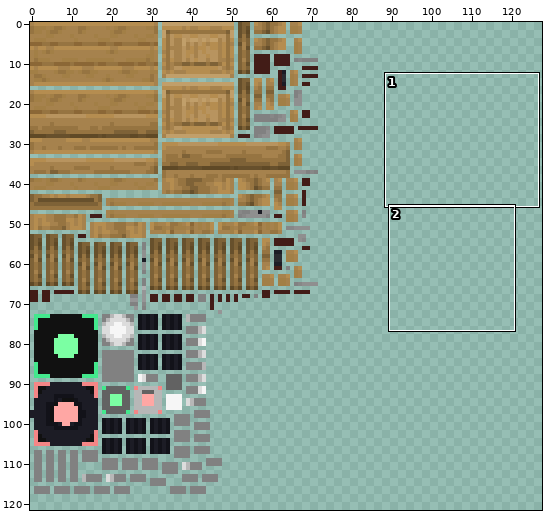
Sprite sheet: mccore/src/main/resources/assets/mts/textures/decors/wheelbench.png. The first picture is a wide view before the edit; the outline marks the close-up.
Close-up. Earlier state:
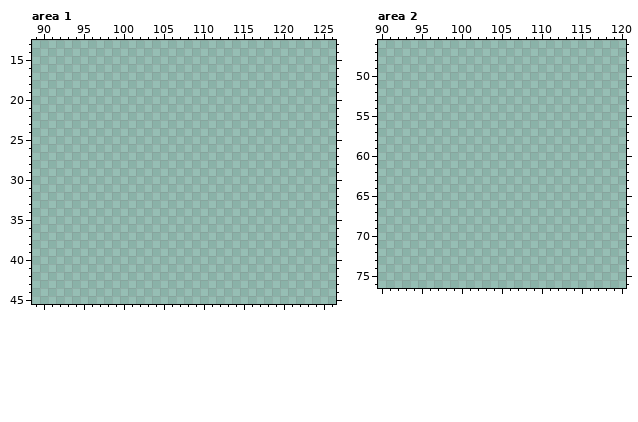
The file is 128x128 pixels. Colours within 5 levels of each other are drawn and written as one. Shown: area 1: x 89..126, y 13..45; area 2: x 90..120, y 46..76. The wide view leaves out empty margins. The commit also changed other parts of the picture, which this record leaves out.
After:
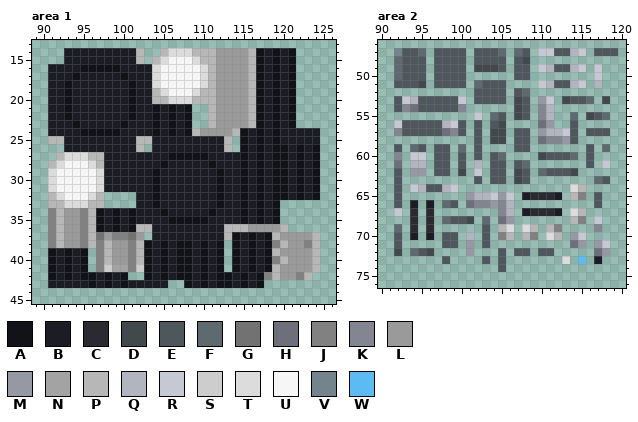
Palette (. is transparent): A #121219  B #1c1c25  C #2a2a30  D #41494d  E #4e575c  F #5f6a70  G #727272  H #6d707a  J #818181  K #838691  L #9b9a9a  M #9698a3  N #a4a3a3  P #b7b7b7  Q #b2b5c0  R #c6c9d4  S #cdcdcd  T #dcdcdc  U #f6f6f6  V #74848c  W #5bbcf4
Changes in this commit:
Changed rows in their new state; - is an unchanged pixel.
Area 1:
first column x 91:
14 --BBBBBBBBBP--PTTTPPPLLLLPABABA---
15 --BBBBBBBBBP-PTUUUTPPLLLLPABABA---
16 BBBBAAAAABBBBTUUUUUTPLLLLPABABA---
17 BBBABBBBBABBBTUUUUUTPLLLLPABABA---
18 BBABBBBBBBABBTUUUUUTPLLLLPABABA---
19 BBABBBBBBBABBPTUUUTPPLLLLPABABA---
20 BBABBBBBBBABBPPTTTPPPLLLLPABABA---
21 BBABBBBBBBABBABABA--PLLLLPABABA---
22 BBABBBBBBBABBABABA--PLLLLPABABA---
23 BBBABBBBBABBBABABA--PLLLLPABABA---
24 BBBBAAAAABBBBABABAPLLLLPABABABBBBB
25 PPBBBBBBBBBPPBBBBBBBBBP-ABABABBBBB
26 --BBBBBBBBBP-BBBBBBBBBP-ABABAABABA
27 -PTTTPPBBBBBBBBAAAAABBBBABABAABABA
28 PTUUUTPBBBBBBBABBBBBABBBABABAABABA
29 TUUUUUTBBBBBBABBBBBBBABBABABAABABA
30 TUUUUUTBBBBBBABBBBBBBABBABABAABABA
31 TUUUUUTBBBBBBABBBBBBBABBABABAABABA
32 PTUUUTP----BBABBBBBBBABBABABAABABA
33 PPTTTPP----BBABBBBBBBABBABABA-----
34 JPLLJPABABABBBABBBBBABBBABABA-----
35 JPLLJPABABABBBBAAAAABBBBABABA-----
36 JPLLJPABABAPPBBBBBBBBBPPPLLLLP----
37 JPLLJPGLJJGL-BBBBBBBBBPABABAPLLLLP
38 JPLLJPJPLLJPABABAABABA-ABABAJPLLJP
39 ABABA-JPLLJPABABAABABA-ABABAPLLLLP
40 ABABA-JPLLJPABABAABABA-ABABAJPLLLP
41 ABABA-JSNNJSABABAABABA-ABABAPLLLLP
42 ABABAABABA--ABABAABABAABABAJPLLJP-
43 BBBBBABABABBBBB--ABABAABABA-------
Area 2:
first column x 92:
47 VEEF-EEEE-EEEF-FE-RREEQR-EEE
48 FEEE-EEEE-EEEE-ED-----------
49 FEEE-EEEE-DDDE-EE-RQEEQR-R--
50 FEEE-EEEE------EE--------R--
51 EEED-EEEE-FEEE----RQEEQR-Q--
52 ----------EEEE-EF-----------
53 ERQEEEEER-EEEE-DE-MR-DEEF-D-
54 EKHEEEEEK------DE-KQ--------
55 ----------R-FE-DE-KQ--F-DEF-
56 REEEEEQRE-E-ED----HM--E-----
57 KEEEEEHKE-E-DD-EE-MQQRE-EEE-
58 ----------E-DD-EE-HKKME-----
59 E-FE-EE-F-E----EE-------E-F-
60 K-RR-EE-E-E-EF----DEEEF-E---
61 H-QQ-EE-E-Q-EE-EF-------E-R-
62 E-MM-EE-D-R-EE-DE-FEEED-----
63 E---------E-EE-DE--------FE-
64 E-RQEEQR--------------TP----
65 E--------MQQRMR-BCCCB-PJ-E--
66 E-B-B-FE-HKKMKQ----------E--
67 R-C-C--------KQ-BCCCB-TP----
68 --C-C-FEED-F-HM-------PJ-R--
69 F-C-C------E-PT-TP-PJ----K--
70 E-B-B-EE-Q-E-JP-PJ-TP-MR----
71 E-----EE-M-E----------HM-MR-
72 D-FED----M---E-EE-EE-----HM-
73 ------E----E-E-------T-W-B--
74 -------------E--------------
